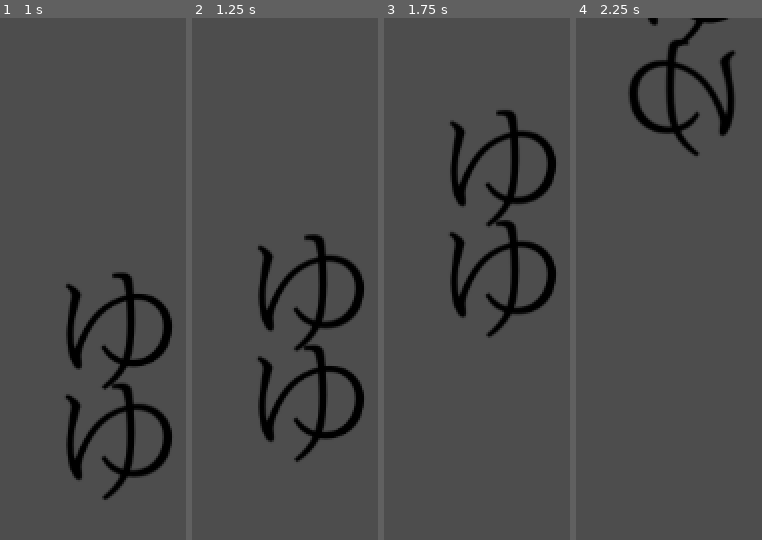
Above: before the commit, frames 1-4 (left to right).
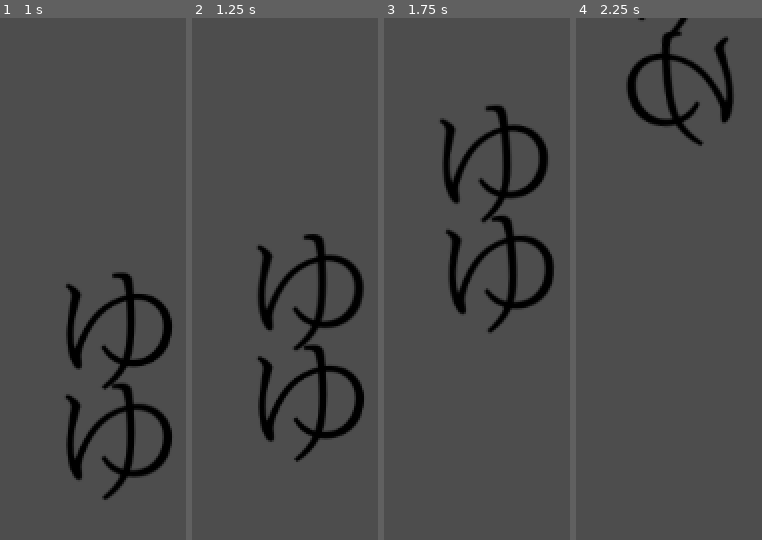
Above: after the commit, the same moments.

Repository: geometriccross/aquarium
Game: Godot game, scene res://tscn/main.tscn
Two runs of this game, one before a commit and one after it. Both use one fixed random seed, a clock stepped at 60 frames per second and the inputs below.
Inputs:
- Up to frame 1 (1 s): tap Enter at 0.5 s; hold W from 0.53 s (still down)
- Up to frame 2 (1.25 s): keep holding W
- Up to frame 3 (1.75 s): keep holding W
- Up to frame 4 (2.25 s): release W at 2.03 s; hold A from 2.03 s (still down)

Frame 1 is identical in both runs. In frame 2, 0.2% of the frame differs, in the area x 35-93%, y 45-64%; in frame 3, 8.5%, in the area x 30-93%, y 16-62%; in frame 4, 4.6%.

Commit message:
近くのオブジェクトに向かって移動するように

Diff:
--- a/src/fish.gd
+++ b/src/fish.gd
@@ -33,30 +33,28 @@
 		_time += delta
 		if _time >= randf_range(behavior_interval_min, behavior_interval_max):
 			var f_and_state = behavior_choice(_state, _behavior_table)
-			apply_force(f_and_state[0].call(sensor_perception()) * 2, Vector2.ZERO)
+			apply_force(f_and_state[0].call(sensor_perception()) * move_speed * 2, Vector2.ZERO)
 			_state = f_and_state[1]
 			_time = 0
 
 func sensor_perception() -> Vector2:
 	var vector_num = func(ray): return ((
-			int(ray.hit_info()["ray_info"]["top"] != null)*0.5 +
+			int(ray.hit_info()["ray_info"]["top"] != null) +
 			int(ray.hit_info()["ray_info"]["mid"] != null) +
-			int(ray.hit_info()["ray_info"]["low"] != null)*0.5
-		) / 2
+			int(ray.hit_info()["ray_info"]["low"] != null)
+		)
 	)
 
-	var v = Vector2(vector_num.call(front), vector_num.call(low))
-	print(v)
-	return v
-
+	return Vector2(vector_num.call(front), -vector_num.call(top) + vector_num.call(low))
 
 func behavior_choice(state: String, table: Dictionary) -> Array:
+	var p = randf_range(0.0, 1.0)
 	var result = [random_walk, _RANDOM] #もし何も当たらなかった場合に実行される
 	for p_and_f in table[state]:
-		if p_and_f[0] > round(randf_range(0, 1.0)):
+		if p_and_f[0] > p:
 			result = [p_and_f[1], p_and_f[2]]
 
-	print(result)
+	print(result, ", ", p)
 	return result
 
 #この関数の引数は使わない
